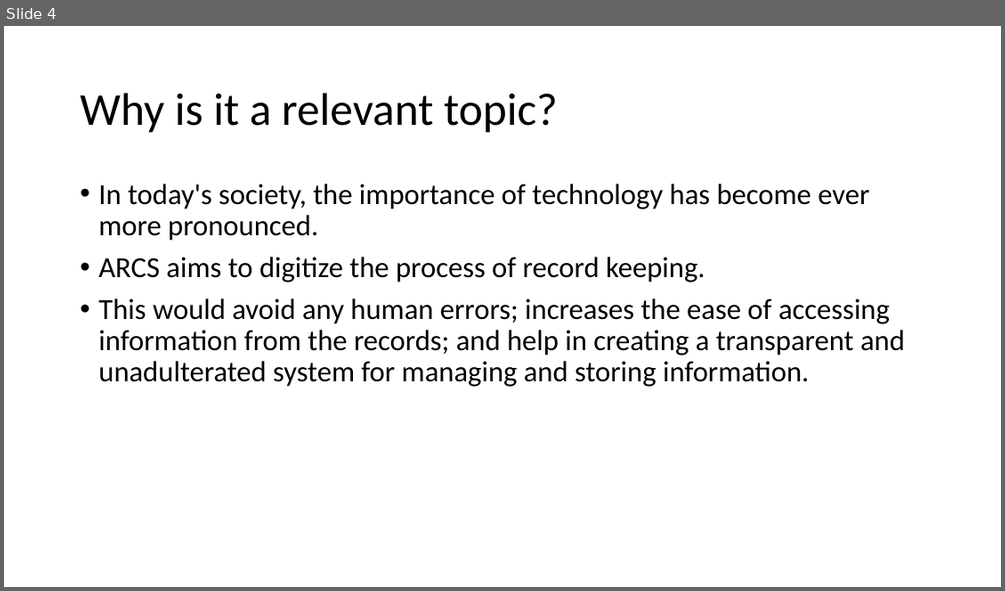
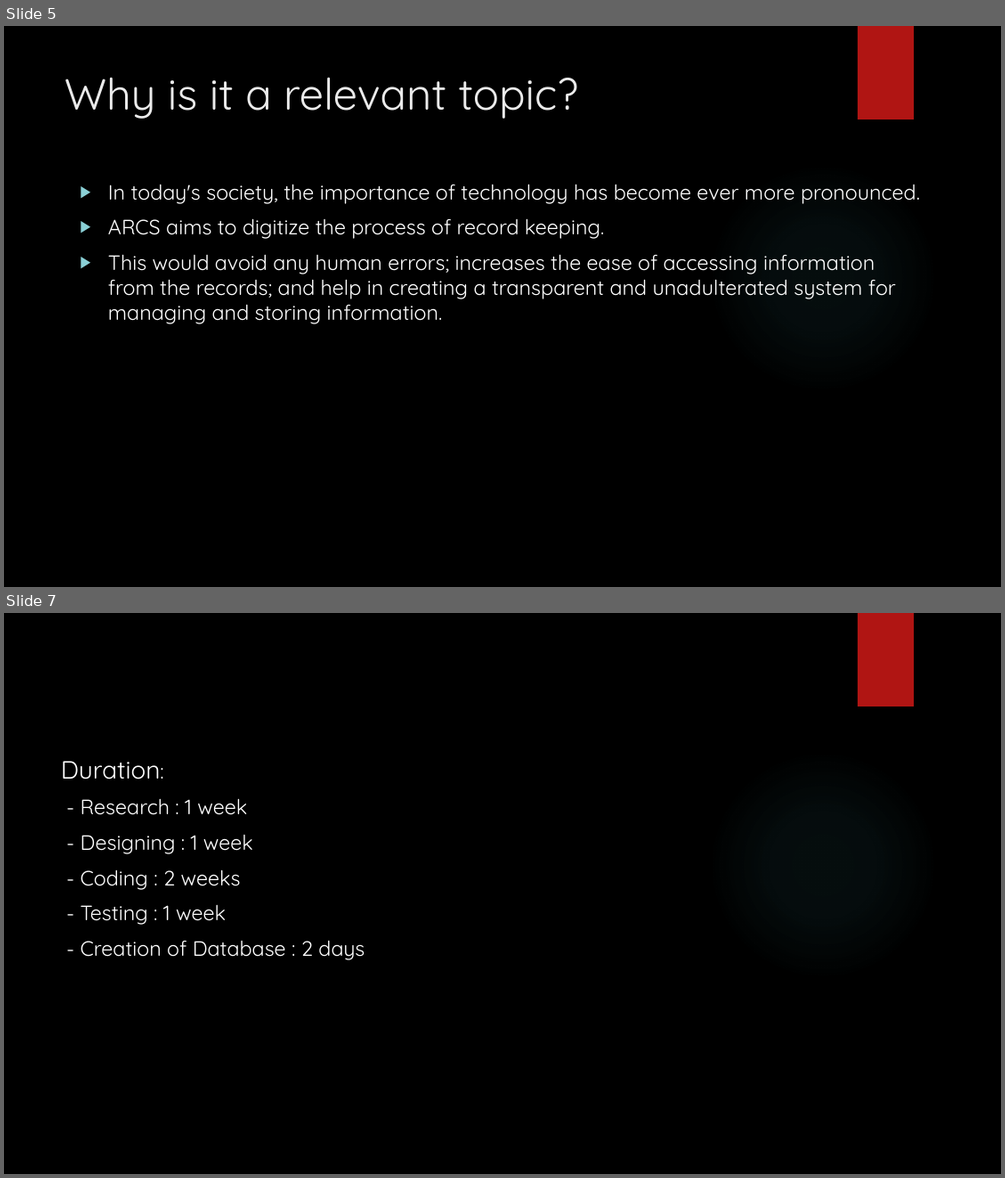
Before and after one commit to GeekyPython/Apartment_Rental_System, a slide deck: Project_Presentation.pptx. Shown one above the other, each under a label of ours: slide 4 before the commit, slides 5 and 7 after it; the slides between them are not shown. The pictures are 1005x591 and 1005x1178 pixels, drawn with LibreOffice and Linux fonts; fonts in the diff are those of the drawing; background and template pictures are left out. Boxes give left, top, right and bottom in pixels: in the first picture for what was removed or moved away, otherwise in the second. Text is boxed around its words. In the diff, an @@ line names an element or a change of style, - is before the commit and + after.

```diff
--- a/Project_Presentation.pptx
+++ b/Project_Presentation.pptx
@@ slide 7 added at [4,613,1001,1174], background picture (left out); not listed: 2 template elements that a slide beside it also shows @@
@@ text added at [61,761,364,960], 20 pt, text #FFFFFF @@
+Duration:
+- Research : 1 week
+- Designing : 1 week
+- Coding : 2 weeks
+- Testing : 1 week
+- Creation of Database : 2 days
@@ what was slide 4 is now slide 5 @@
@@ slide 5 changed as well @@
@@ background #FFFFFF to picture (left out) @@
@@ rectangle added at [858,26,914,119], fill #B01513 @@
@@ title "Why is it a relevant ...": place and size @@
-title "Why is it a relevant ..." at [80,93,558,133]
+title "Why is it a relevant ..." at [65,77,578,119]
@@ title "Why is it a relevant ..." at [65,77,578,119]: size 44 to 42 pt, font Calibri to Quicksand, text colour #000000 to #EBEBEB; line spacing 0.9 to 1; vertical alignment middle to top @@
@@ text "In today's society, the importance ..." at [108,184,920,324]: size 28 to 20 pt, font Calibri to Quicksand, text colour #000000 to #FFFFFF; bullet • to ▶; line spacing 0.9 to 1 @@
@@ ellipse added at [708,163,938,394], fill gradient #50B9C1 @@
```
Also in this commit, not shown: 4 other slides changed, 4 other slides added.
